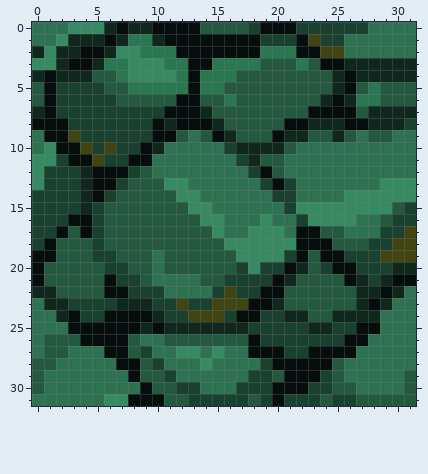
One commit to this pixel-art sprite: Pixel Art Assets/TileSet Png/NewTileSetMaster.png. Above: the version before the commit.
The file is 256x256 pixels, drawn in blocks of 8x8; one block is one cell here.
Now the later version:
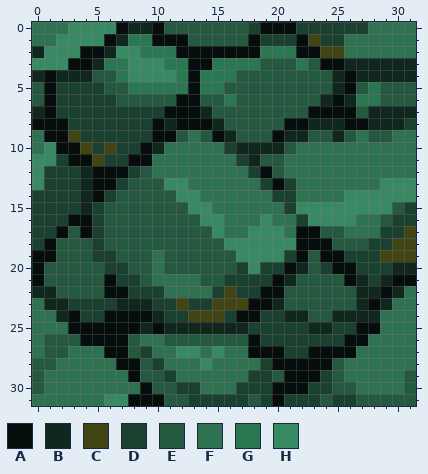
Palette (. is transparent): A #060e0d  B #10271e  C #404513  D #1a402f  E #245940  F #2e7251  G #2a7852  H #378a62
The edit:
{"y":0,"x":6,"old":"B","new":"H"}
{"y":0,"x":11,"old":"AAA","new":"EEE"}
{"y":1,"x":3,"old":"BBB","new":"HHH"}
{"y":1,"x":10,"old":"B","new":"A"}
{"y":1,"x":13,"old":"AAAAA","new":"EEEEE"}
{"y":2,"x":2,"old":"BB","new":"HH"}
{"y":3,"x":2,"old":"B","new":"H"}
